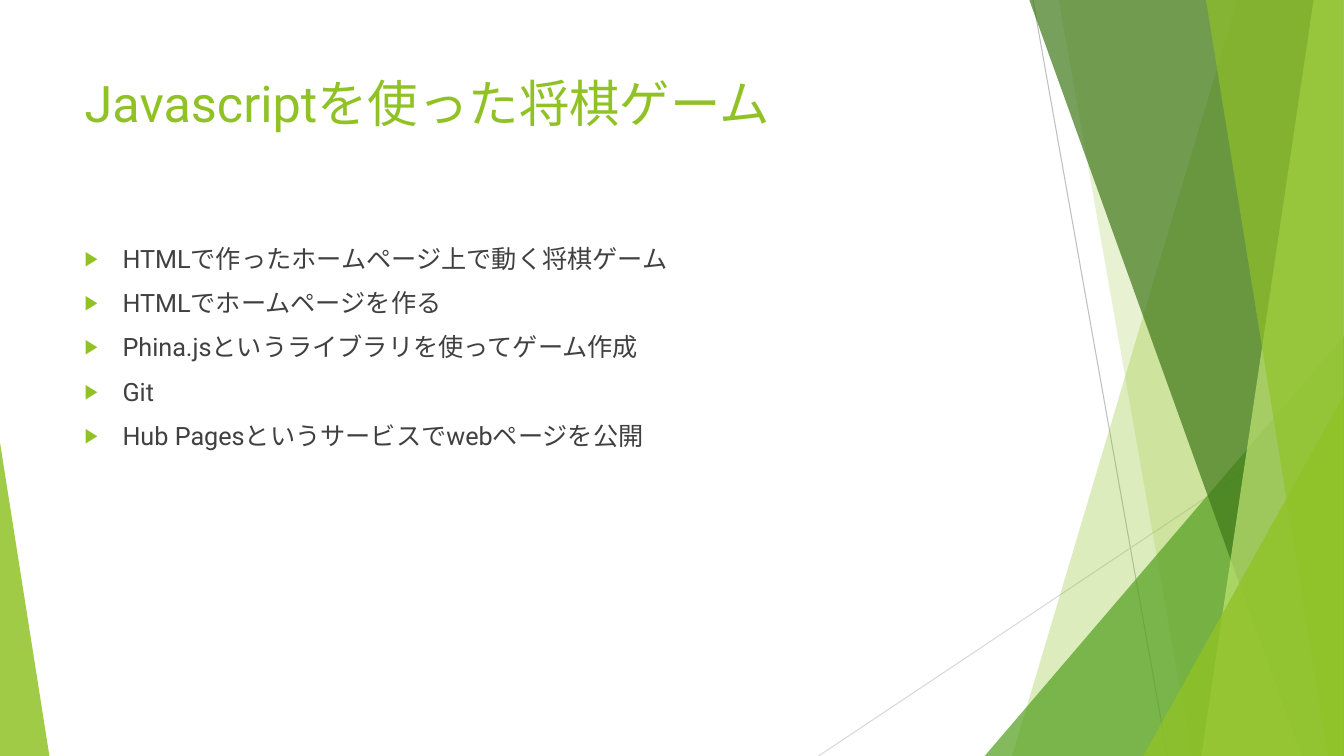
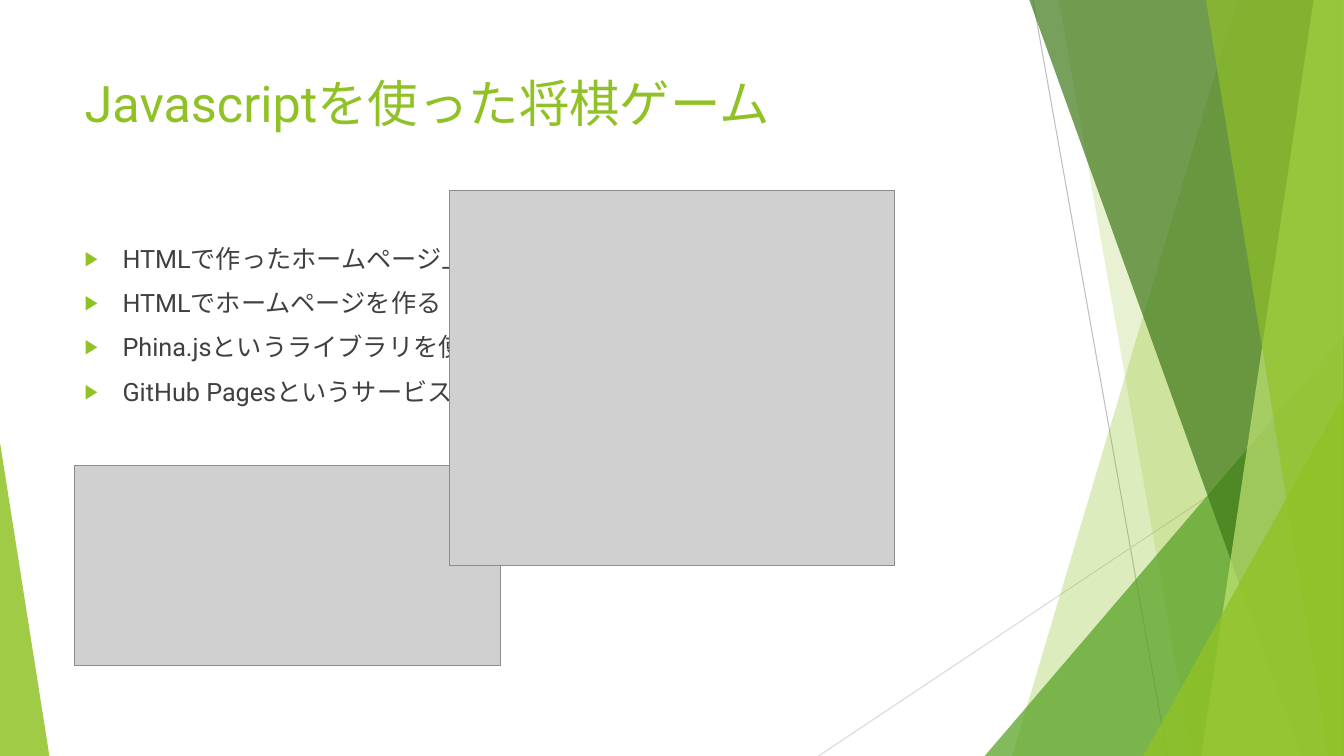
Before and after one commit to tarai96/syogigame, a slide deck: slide 3 of 発表用/発表資料.pptx (slide 2 before the commit). Drawn at 1344x756 pixels with LibreOffice and Linux fonts; fonts in the diff are those of the drawing; grey boxes stand for pictures. Boxes give left, top, right and bottom in pixels: in the first picture for what was removed or moved away, otherwise in the second. Text is boxed around its words. In the diff, an @@ line names an element or a change of style, - is before the commit and + after.

```diff
--- a/発表用/発表資料.pptx
+++ b/発表用/発表資料.pptx
@@ picture added at [450,191,895,566] @@
@@ text at [123,378,675,407]: text changed @@
-▶ Git
-▶ Hub Pagesというサービスでwebページを公開
+▶ GitHub Pagesというサービスでwebページを公開
@@ picture added at [75,466,501,666] @@
```
Also in this commit, not shown: 1 other slide changed, 1 slide added, 1 other file.
